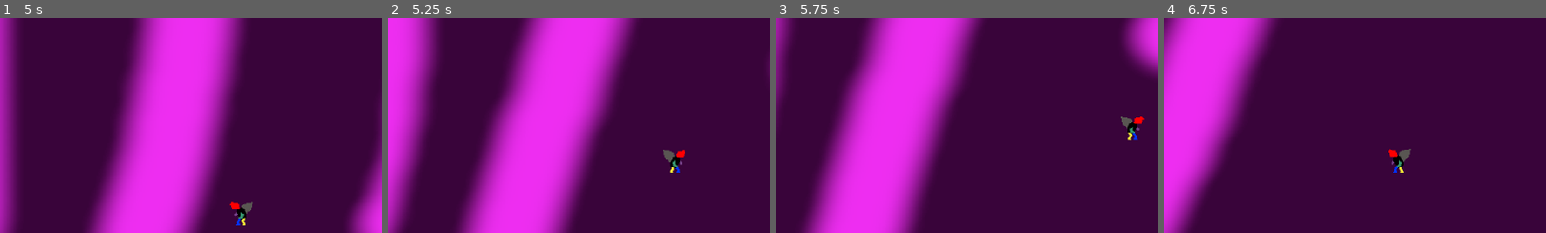
Above: before the commit, frames 1-4 (left to right).
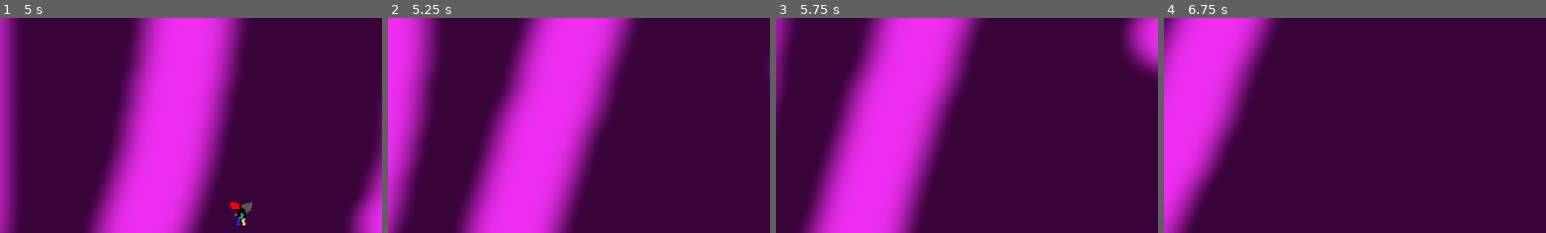
Above: after the commit, the same moments.

Repository: decimatedTomato/GMTK2025
Game: Godot game, scene res://scenes/level.tscn
The game is run twice, just before and just after one commit, with the same random seed, the same clock (stepped at 60 frames per second) and the same inputs.
Inputs:
- Up to frame 1 (5 s): tap Enter (ui_accept) at 0.5 s; hold Right (move_right) 0.53-2.03 s; tap Ctrl (dash) at 0.6, 2.1, 3.6 s; tap Space (jump) at 0.77, 1.52, 3.02, 3.77, 4.52 s; tap Shift (run) at 1.35, 2.85, 4.35 s; hold Left (move_left) 2.03-2.78 s; hold Right (move_right) 2.78-4.28 s; hold Left (move_left) from 4.28 s (still down)
- Up to frame 2 (5.25 s): release Left (move_left) at 5.03 s; hold Right (move_right) from 5.03 s (still down); tap Ctrl (dash) at 5.1 s
- Up to frame 3 (5.75 s): keep holding Right (move_right)
- Up to frame 4 (6.75 s): release Right (move_right) at 5.78 s; hold Left (move_left) from 5.78 s (still down); tap Shift (run) at 5.85 s; tap Space (jump) at 6.02 s; tap Ctrl (dash) at 6.6 s
The pictures show only the part of the screen within x 11-61%, y 30-80%; the shares and areas given below are measured in that part.

Frame 1 is identical in both runs. In frame 2, 0.4% of the frame differs, in the area x 72-78%, y 61-72%; in frame 3, 0.3%; in frame 4, 0.4%, in the area x 58-65%, y 60-72%.

Commit message:
Merged shadow functionality with proper player, added better end location

Diff:
--- a/scenes/VinceScenes/VinceTestScene.tscn
+++ b/scenes/VinceScenes/VinceTestScene.tscn
@@ -1,10 +1,12 @@
-[gd_scene load_steps=9 format=4 uid="uid://ruvc0jloqiwp"]
+[gd_scene load_steps=11 format=4 uid="uid://ruvc0jloqiwp"]
 
 [ext_resource type="Script" uid="uid://cr0h06xsruoou" path="res://scripts/VinceScripts/main.gd" id="1_0wfyh"]
-[ext_resource type="PackedScene" uid="uid://bdc8hxybp43g0" path="res://scenes/character_body_2d.tscn" id="4_yynel"]
+[ext_resource type="PackedScene" uid="uid://cvkdj4nek1ceh" path="res://scenes/Player.tscn" id="2_0clep"]
+[ext_resource type="PackedScene" uid="uid://dma4dkw1hqb5l" path="res://scenes/VinceScenes/shadow.tscn" id="2_yynel"]
 [ext_resource type="PackedScene" uid="uid://76m8ch5ccxjm" path="res://scenes/VinceScenes/endLocation.tscn" id="5_pqswy"]
-[ext_resource type="PackedScene" uid="uid://bkg07ke3vrxjg" path="res://scenes/VinceScenes/spawn_manager.tscn" id="6_0clep"]
-[ext_resource type="PackedScene" uid="uid://bgr010o7fytcq" path="res://scenes/VinceScenes/spawn_point.tscn" id="7_ogvv1"]
+[ext_resource type="PackedScene" uid="uid://b6kjojknc3e4o" path="res://scenes/VinceScenes/spawn_manager.tscn" id="6_0clep"]
+[ext_resource type="PackedScene" uid="uid://bxl32fykpy3ii" path="res://scenes/VinceScenes/spawn_point.tscn" id="7_ogvv1"]
+[ext_resource type="PackedScene" uid="uid://brvt1ey3jp0i0" path="res://scenes/deathBox.tscn" id="7_yynel"]
 [ext_resource type="Texture2D" uid="uid://celww7vgvghtf" path="res://assets/cave tileset.png" id="8_yynel"]
 
 [sub_resource type="TileSetAtlasSource" id="TileSetAtlasSource_xy07t"]
@@ -175,38 +177,47 @@
 
 [node name="VinceTestScene" type="Node"]
 script = ExtResource("1_0wfyh")
-
-[node name="Player" parent="." instance=ExtResource("4_yynel")]
-position = Vector2(7, 112)
+shadow_scene = ExtResource("2_yynel")
+
+[node name="Player" parent="." instance=ExtResource("2_0clep")]
+position = Vector2(20, 100)
+collision_layer = 3
+collision_mask = 3
 
 [node name="ShadowPositionTimer" type="Timer" parent="."]
 wait_time = 0.05
 autostart = true
 
 [node name="endLocation" parent="." instance=ExtResource("5_pqswy")]
-position = Vector2(98, 145)
+position = Vector2(194, 90)
 collision_layer = 2
 collision_mask = 2
 
 [node name="SpawnManager" parent="." instance=ExtResource("6_0clep")]
 
 [node name="SpawnPoint" parent="SpawnManager" instance=ExtResource("7_ogvv1")]
-position = Vector2(55, 147)
+position = Vector2(-37, 113)
 
 [node name="SpawnPoint2" parent="SpawnManager" instance=ExtResource("7_ogvv1")]
-position = Vector2(63, 133)
+position = Vector2(26, 53)
 
 [node name="SpawnPoint3" parent="SpawnManager" instance=ExtResource("7_ogvv1")]
-position = Vector2(52, 140)
+position = Vector2(8, 214)
 
 [node name="SpawnPoint4" parent="SpawnManager" instance=ExtResource("7_ogvv1")]
-position = Vector2(60, 126)
+position = Vector2(131, -11)
 
 [node name="SpawnPoint5" parent="SpawnManager" instance=ExtResource("7_ogvv1")]
-position = Vector2(60, 163)
+position = Vector2(122, -63)
 
 [node name="TileMapLayer" type="TileMapLayer" parent="."]
 position = Vector2(53, 150)
-scale = Vector2(0.2, 0.2)
 tile_map_data = PackedByteArray("AAD6////AAADAAMAAAAHAAEAAAADAAIAAAAHAAAAAAADAAEAAAAHAP//AAADAAEAAAAHAP7/AAADAAAAAAABAP …(1872 unchanged characters)…
 tile_set = SubResource("TileSet_1kx1b")
+
+[node name="DeathBox" parent="." instance=ExtResource("7_yynel")]
+position = Vector2(-318, 291)
+scale = Vector2(10.272, 0.55089)
+
+[connection signal="restart" from="Player" to="." method="_on_restart"]
+[connection signal="timeout" from="ShadowPositionTimer" to="Player" method="_on_shadow_position_timer_timeout"]
--- a/scenes/VinceScenes/endLocation.tscn
+++ b/scenes/VinceScenes/endLocation.tscn
@@ -1,5 +1,6 @@
-[gd_scene load_steps=5 format=3 uid="uid://76m8ch5ccxjm"]
+[gd_scene load_steps=6 format=3 uid="uid://76m8ch5ccxjm"]
 
+[ext_resource type="Script" uid="uid://dhkmgjxjx6fy7" path="res://scripts/VinceScripts/end_location.gd" id="1_1sf0g"]
 [ext_resource type="Texture2D" uid="uid://c078vjxap4eqk" path="res://art/Temporary/enemyFlyingAlt_1.png" id="1_xjvro"]
 [ext_resource type="Texture2D" uid="uid://44t6pw60k8c7" path="res://art/Temporary/enemyFlyingAlt_2.png" id="2_1sf0g"]
 
@@ -18,17 +19,19 @@
 }]
 
 [sub_resource type="CapsuleShape2D" id="CapsuleShape2D_xjvro"]
-radius = 42.0
-height = 98.0
+radius = 47.0
+height = 126.0
 
-[node name="endLocation" type="RigidBody2D"]
-gravity_scale = 0.0
+[node name="endLocation" type="Area2D"]
+script = ExtResource("1_1sf0g")
 
 [node name="AnimatedSprite2D" type="AnimatedSprite2D" parent="."]
-scale = Vector2(0.04, 0.04)
+scale = Vector2(0.25, 0.25)
 sprite_frames = SubResource("SpriteFrames_0kxvy")
 
 [node name="CollisionShape2D" type="CollisionShape2D" parent="."]
 rotation = 1.5708
-scale = Vector2(0.08, 0.08)
+scale = Vector2(0.25, 0.25)
 shape = SubResource("CapsuleShape2D_xjvro")
+
+[connection signal="body_entered" from="." to="." method="_on_body_entered"]
--- a/scenes/VinceScenes/mob.tscn
+++ /dev/null
@@ -1,68 +0,0 @@
-[gd_scene load_steps=10 format=3 uid="uid://bds40bph7ucjn"]
-
-[ext_resource type="Script" uid="uid://b8s7cdmoorpor" path="res://scripts/VinceScripts/mob.gd" id="1_ebxvl"]
-[ext_resource type="Texture2D" uid="uid://c078vjxap4eqk" path="res://art/Temporary/enemyFlyingAlt_1.png" id="1_h8ps3"]
-[ext_resource type="Texture2D" uid="uid://44t6pw60k8c7" path="res://art/Temporary/enemyFlyingAlt_2.png" id="2_ebxvl"]
-[ext_resource type="Texture2D" uid="uid://bssyhe4xtual4" path="res://art/Temporary/enemySwimming_1.png" id="3_wpivu"]
-[ext_resource type="Texture2D" uid="uid://dkhfqoswral7n" path="res://art/Temporary/enemySwimming_2.png" id="4_nao87"]
-[ext_resource type="Texture2D" uid="uid://dv4vni1jkmmq1" path="res://art/Temporary/enemyWalking_1.png" id="5_i71wu"]
-[ext_resource type="Texture2D" uid="uid://ccwbjscitsrcn" path="res://art/Temporary/enemyWalking_2.png" id="6_m0xve"]
-
-[sub_resource type="SpriteFrames" id="SpriteFrames_m0elm"]
-animations = [{
-"frames": [{
-"duration": 1.0,
-"texture": ExtResource("1_h8ps3")
-}, {
-"duration": 1.0,
-"texture": ExtResource("2_ebxvl")
-}],
-"loop": true,
-"name": &"fly",
-"speed": 3.0
-}, {
-"frames": [{
-"duration": 1.0,
-"texture": ExtResource("3_wpivu")
-}, {
-"duration": 1.0,
-"texture": ExtResource("4_nao87")
-}],
-"loop": true,
-"name": &"swim",
-"speed": 3.0
-}, {
-"frames": [{
-"duration": 1.0,
-"texture": ExtResource("5_i71wu")
-}, {
-"duration": 1.0,
-"texture": ExtResource("6_m0xve")
-}],
-"loop": true,
-"name": &"walk",
-"speed": 3.0
-}]
-
-[sub_resource type="CapsuleShape2D" id="CapsuleShape2D_h8ps3"]
-radius = 36.0
-height = 102.0
-
-[node name="Mob" type="RigidBody2D" groups=["mobs"]]
-collision_mask = 0
-gravity_scale = 0.0
-script = ExtResource("1_ebxvl")
-metadata/_edit_group_ = true
-
-[node name="AnimatedSprite2D" type="AnimatedSprite2D" parent="."]
-scale = Vector2(0.75, 0.75)
-sprite_frames = SubResource("SpriteFrames_m0elm")
-animation = &"walk"
-
-[node name="CollisionShape2D" type="CollisionShape2D" parent="."]
-rotation = 1.5708
-shape = SubResource("CapsuleShape2D_h8ps3")
-
-[node name="VisibleOnScreenNotifier2D" type="VisibleOnScreenNotifier2D" parent="."]
-
-[connection signal="screen_exited" from="VisibleOnScreenNotifier2D" to="." method="_on_visible_on_screen_notifier_2d_screen_exited"]
--- a/scenes/VinceScenes/player.tscn
+++ /dev/null
@@ -1,51 +0,0 @@
-[gd_scene load_steps=8 format=3 uid="uid://cw5y5fpsvl484"]
-
-[ext_resource type="Script" uid="uid://n18547oaae71" path="res://scripts/VinceScripts/player.gd" id="1_qlg0r"]
-[ext_resource type="Texture2D" uid="uid://dwhut2fxyipmv" path="res://art/Temporary/playerGrey_up1.png" id="2_tuyoq"]
-[ext_resource type="Texture2D" uid="uid://bv6gpkpcy0wrw" path="res://art/Temporary/playerGrey_up2.png" id="3_fjrip"]
-[ext_resource type="Texture2D" uid="uid://bvydpdk5nb5aj" path="res://art/Temporary/playerGrey_walk1.png" id="4_smehm"]
-[ext_resource type="Texture2D" uid="uid://dk0c1t3qf401f" path="res://art/Temporary/playerGrey_walk2.png" id="5_ur7pv"]
-
-[sub_resource type="SpriteFrames" id="SpriteFrames_dw050"]
-animations = [{
-"frames": [{
-"duration": 1.0,
-"texture": ExtResource("2_tuyoq")
-}, {
-"duration": 1.0,
-"texture": ExtResource("3_fjrip")
-}],
-"loop": true,
-"name": &"up",
-"speed": 5.0
-}, {
-"frames": [{
-"duration": 1.0,
-"texture": ExtResource("4_smehm")
-}, {
-"duration": 1.0,
-"texture": ExtResource("5_ur7pv")
-}],
-"loop": true,
-"name": &"walk",
-"speed": 5.0
-}]
-
-[sub_resource type="CapsuleShape2D" id="CapsuleShape2D_b26j0"]
-radius = 27.0
-height = 68.0
-
-[node name="Player" type="Area2D"]
-disable_mode = 2
-script = ExtResource("1_qlg0r")
-metadata/_edit_group_ = true
-
-[node name="AnimatedSprite2D" type="AnimatedSprite2D" parent="."]
-scale = Vector2(0.5, 0.5)
-sprite_frames = SubResource("SpriteFrames_dw050")
-animation = &"walk"
-
-[node name="CollisionShape2D" type="CollisionShape2D" parent="."]
-shape = SubResource("CapsuleShape2D_b26j0")
-
-[connection signal="body_entered" from="." to="." method="_on_body_entered"]
--- a/scenes/VinceScenes/shadow.tscn
+++ b/scenes/VinceScenes/shadow.tscn
@@ -1,52 +1,62 @@
-[gd_scene load_steps=8 format=3 uid="uid://dma4dkw1hqb5l"]
+[gd_scene load_steps=9 format=3 uid="uid://dma4dkw1hqb5l"]
 
 [ext_resource type="Script" uid="uid://pmie0ho4pf4b" path="res://scripts/VinceScripts/shadow.gd" id="1_j7tw7"]
-[ext_resource type="Texture2D" uid="uid://dwhut2fxyipmv" path="res://art/Temporary/playerGrey_up1.png" id="2_gb55v"]
-[ext_resource type="Texture2D" uid="uid://bv6gpkpcy0wrw" path="res://art/Temporary/playerGrey_up2.png" id="3_0vxm7"]
-[ext_resource type="Texture2D" uid="uid://bvydpdk5nb5aj" path="res://art/Temporary/playerGrey_walk1.png" id="4_20dw8"]
-[ext_resource type="Texture2D" uid="uid://dk0c1t3qf401f" path="res://art/Temporary/playerGrey_walk2.png" id="5_oam0g"]
+[ext_resource type="Texture2D" uid="uid://dht0y4klg3dsl" path="res://assets/scientist_idle.png" id="2_w4lvo"]
 
-[sub_resource type="SpriteFrames" id="SpriteFrames_dw050"]
+[sub_resource type="AtlasTexture" id="AtlasTexture_4vejd"]
+atlas = ExtResource("2_w4lvo")
+region = Rect2(0, 0, 32, 32)
+
+[sub_resource type="AtlasTexture" id="AtlasTexture_ws0vm"]
+atlas = ExtResource("2_w4lvo")
+region = Rect2(32, 0, 32, 32)
+
+[sub_resource type="AtlasTexture" id="AtlasTexture_rhr3r"]
+atlas = ExtResource("2_w4lvo")
+region = Rect2(64, 0, 32, 32)
+
+[sub_resource type="AtlasTexture" id="AtlasTexture_t53lx"]
+atlas = ExtResource("2_w4lvo")
+region = Rect2(96, 0, 32, 32)
+
+[sub_resource type="SpriteFrames" id="SpriteFrames_s0po5"]
 animations = [{
 "frames": [{
 "duration": 1.0,
-"texture": ExtResource("2_gb55v")
+"texture": SubResource("AtlasTexture_4vejd")
 }, {
 "duration": 1.0,
-"texture": ExtResource("3_0vxm7")
+"texture": SubResource("AtlasTexture_ws0vm")
+}, {
+"duration": 1.0,
+"texture": SubResource("AtlasTexture_rhr3r")
+}, {
+"duration": 1.0,
+"texture": SubResource("AtlasTexture_t53lx")
 }],
 "loop": true,
-"name": &"up",
-"speed": 5.0
-}, {
-"frames": [{
-"duration": 1.0,
-"texture": ExtResource("4_20dw8")
-}, {
-"duration": 1.0,
-"texture": ExtResource("5_oam0g")
-}],
-"loop": true,
-"name": &"walk",
+"name": &"Idle",
 "speed": 5.0
 }]
 
-[sub_resource type="CircleShape2D" id="CircleShape2D_j7tw7"]
+[sub_resource type="CapsuleShape2D" id="CapsuleShape2D_w4lvo"]
+radius = 8.0
+height = 18.0
 
 [node name="Shadow" type="Area2D" groups=["shadows"]]
 disable_mode = 2
 script = ExtResource("1_j7tw7")
 metadata/_edit_group_ = true
 
-[node name="AnimatedSprite2D" type="AnimatedSprite2D" parent="."]
-modulate = Color(0.358024, 0.638999, 0.728667, 1)
+[node name="AnimatedSprite2D2" type="AnimatedSprite2D" parent="."]
+modulate = Color(0.351563, 0.351563, 0.351563, 1)
+texture_filter = 1
 scale = Vector2(0.5, 0.5)
-sprite_frames = SubResource("SpriteFrames_dw050")
-animation = &"walk"
+sprite_frames = SubResource("SpriteFrames_s0po5")
+animation = &"Idle"
 
 [node name="CollisionShape2D" type="CollisionShape2D" parent="."]
-light_mask = 0
-visibility_layer = 0
-shape = SubResource("CircleShape2D_j7tw7")
+scale = Vector2(1, 0.981041)
+shape = SubResource("CapsuleShape2D_w4lvo")
 
 [connection signal="body_entered" from="." to="." method="_on_body_entered"]
--- /dev/null
+++ b/scripts/VinceScripts/end_location.gd
@@ -0,0 +1,16 @@
+extends Area2D
+
+
+# Called when the node enters the scene tree for the first time.
+func _ready():
+	pass # Replace with function body.
+
+
+# Called every frame. 'delta' is the elapsed time since the previous frame.
+func _process(delta):
+	pass
+
+
+func _on_body_entered(body):
+	if body is Player:
+		body._restart();
--- a/scripts/VinceScripts/main.gd
+++ b/scripts/VinceScripts/main.gd
@@ -1,39 +1,12 @@
 extends Node
 
-@export var mob_scene: PackedScene
 @export var shadow_scene: PackedScene
 var score
 
 func _ready():
 	$Player.position = $SpawnManager._get_next_spawn_point()
 
-func _on_mob_timer_timeout():
-	# Create a new instance of the Mob scene.
-	var mob = mob_scene.instantiate()
-
-	# Choose a random location on Path2D.
-	var mob_spawn_location = $MobPath/MobSpawnLocation
-	mob_spawn_location.progress_ratio = randf()
-
-	# Set the mob's position to the random location.
-	mob.position = mob_spawn_location.position
-
-	# Set the mob's direction perpendicular to the path direction.
-	var direction = mob_spawn_location.rotation + PI / 2
-
-	# Add some randomness to the direction.
-	direction += randf_range(-PI / 4, PI / 4)
-	mob.rotation = direction
-
-	# Choose the velocity for the mob.
-	var velocity = Vector2(randf_range(150.0, 250.0), 0.0)
-	mob.linear_velocity = velocity.rotated(direction)
-
-	# Spawn the mob by adding it to the Main scene.
-	add_child(mob)
-
-
-func _on_player_hit():
+func _on_restart():
 	_create_shadow_with_path()
 	$Player._reset()
 	$Player.position = $SpawnManager._get_next_spawn_point()
--- a/scripts/VinceScripts/mob.gd
+++ /dev/null
@@ -1,15 +0,0 @@
-extends RigidBody2D
-
-
-# Called when the node enters the scene tree for the first time.
-func _ready():
-	var mob_types = Array($AnimatedSprite2D.sprite_frames.get_animation_names())
-	$AnimatedSprite2D.animation = mob_types.pick_random()
-	$AnimatedSprite2D.play()
-
-func _on_visible_on_screen_notifier_2d_screen_exited():
-	queue_free()
-
-# Called every frame. 'delta' is the elapsed time since the previous frame.
-func _process(delta):
-	pass
--- a/scripts/VinceScripts/player.gd
+++ /dev/null
@@ -1,23 +0,0 @@
-extends CharacterBody2D
-signal hit
-
-var positionArray = []
-
-# Called when the node enters the scene tree for the first time.
-func _ready():
-	show()
-
-# Called every frame. 'delta' is the elapsed time since the previous frame.
-func _process(delta):
-	pass
-
-func _on_body_entered(_body):
-	hide() # Player disappears after being hit.
-	hit.emit()
-
-func _on_shadow_position_timer_timeout():
-	positionArray.append(position);
-	#print("time: ", Time.get_ticks_msec())
-
-func _reset():
-	positionArray = []
--- a/scripts/VinceScripts/shadow.gd
+++ b/scripts/VinceScripts/shadow.gd
@@ -39,3 +39,9 @@
 	position = positions[0]
 	show()
 	set_process(true)
+
+
+func _on_body_entered(body: Node2D) -> void:
+	if body is Player:
+		print("died");
+		body.die();
--- a/scripts/playerFullMovement.gd
+++ b/scripts/playerFullMovement.gd
@@ -2,6 +2,7 @@
 extends CharacterBody2D
 
 signal hit
+signal restart
 
 @export var walk_speed = 600.0
 @export var run_speed = 800.0
@@ -20,6 +21,8 @@
 var dash_start_pos = 0
 var dash_dir = 0
 var dash_timer = 0
+
+var positionArray = []
 
 @onready var animation_sprite = $AnimatedSprite2D
 
@@ -75,4 +78,14 @@
 	move_and_slide()
 
 func die():
+	hide()
 	hit.emit()
+
+func _on_shadow_position_timer_timeout():
+	positionArray.append(position);
+
+func _restart():
+	restart.emit()
+
+func _reset():
+	positionArray = []
Not shown: 1 places in scenes/Player.tscn that only renumber resources
Not shown: 1 places in scenes/VinceScenes/spawn_manager.tscn that only renumber resources
Not shown: 1 places in scenes/VinceScenes/spawn_point.tscn that only renumber resources
Not shown: 1 places in scenes/deathBox.tscn that only renumber resources
Not shown, added: scripts/VinceScripts/end_location.gd.uid
Not shown, removed: scripts/VinceScripts/mob.gd.uid
Not shown, removed: scripts/VinceScripts/player.gd.uid
